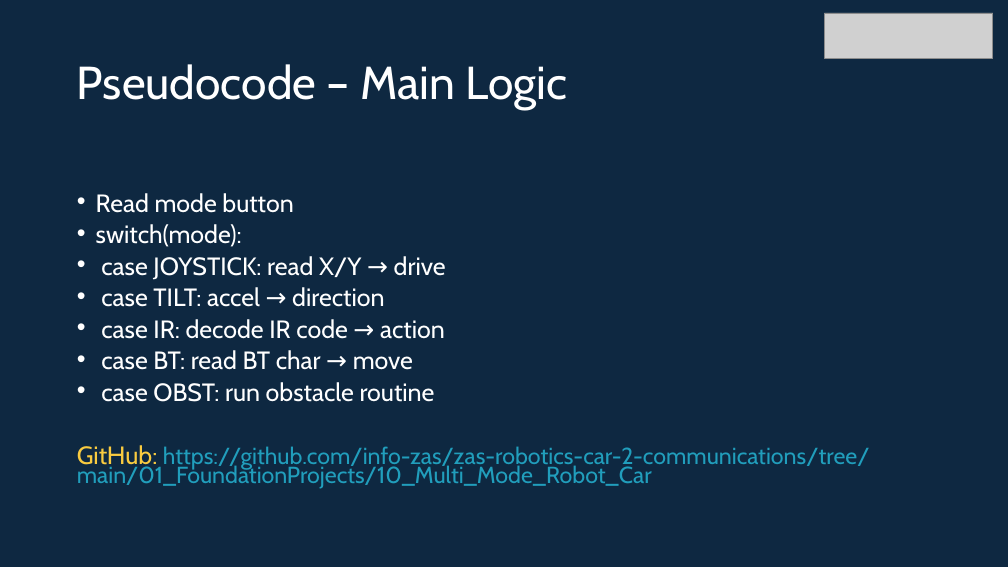
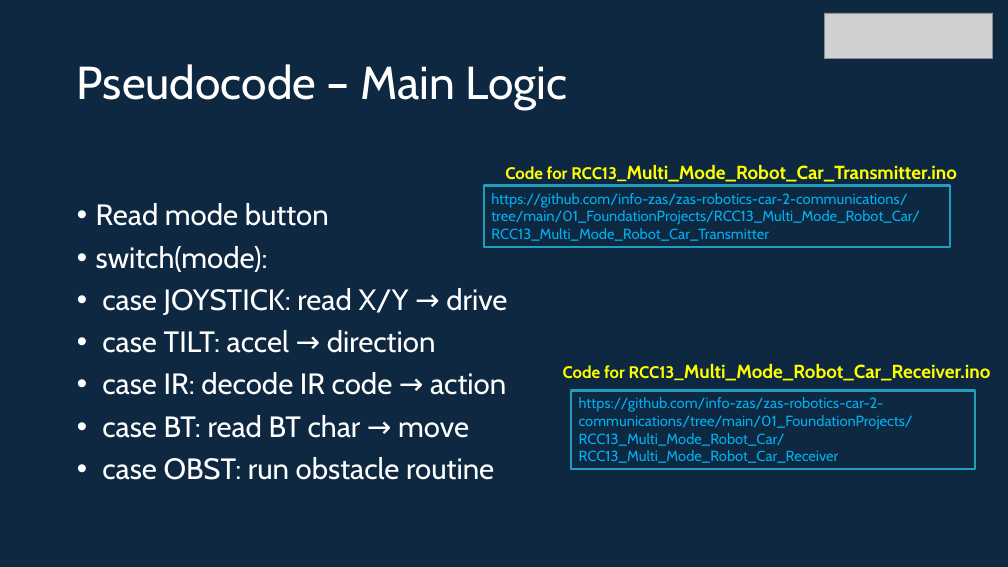
Before and after one commit to info-zas/zas-robotics-car-2-communications, a slide deck: slide 6 of 01_FoundationProjects/RCC13_Multi_Mode_Robot_Car/RCC13_Multi_Mode_Robot_Car.pptx. Drawn at 1008x567 pixels with LibreOffice and Linux fonts; fonts in the diff are those of the drawing; grey boxes stand for pictures. Boxes give left, top, right and bottom in pixels: in the first picture for what was removed or moved away, otherwise in the second. Text is boxed around its words. In the diff, an @@ line names an element or a change of style, - is before the commit and + after.

```diff
--- a/01_FoundationProjects/RCC13_Multi_Mode_Robot_Car/RCC13_Multi_Mode_Robot_Car.pptx
+++ b/01_FoundationProjects/RCC13_Multi_Mode_Robot_Car/RCC13_Multi_Mode_Robot_Car.pptx
@@ text "Read mode button" at [96, 203, 507, 480]: size 23.8 to 28 pt; line spacing 0.7 to 0.9 @@
@@ text added at [505, 165, 957, 182], 18 pt, text #FFFF00, bold @@
+Code for RCC13_Multi_Mode_Robot_Car_Transmitter.ino
@@ rectangle added at [484, 186, 951, 247], outline #219EBC 2.25 pt, 14 pt, text #00B0F0 @@
+https://github.com/info-zas/zas-robotics-car-2-communications/tree/main/01_FoundationProjects/RCC13_Multi_Mode_Robot_Car/RCC13_Multi_Mode_Robot_Car_Transmitter
@@ text added at [563, 364, 990, 381], 18 pt, text #FFFF00, bold @@
+Code for RCC13_Multi_Mode_Robot_Car_Receiver.ino
@@ rectangle added at [572, 390, 975, 469], outline #219EBC 2.25 pt, 14 pt, text #00B0F0 @@
+https://github.com/info-zas/zas-robotics-car-2-communications/tree/main/01_FoundationProjects/RCC13_Multi_Mode_Robot_Car/RCC13_Multi_Mode_Robot_Car_Receiver
@@ text at [77, 445, 870, 489]: paragraph removed @@
-GitHub: https://github.com/info-zas/zas-robotics-car-2-communications/tree/main/01_FoundationProjects/10_Multi_Mode_Robot_Car
```
Also in this commit, not shown: 11 other files.
